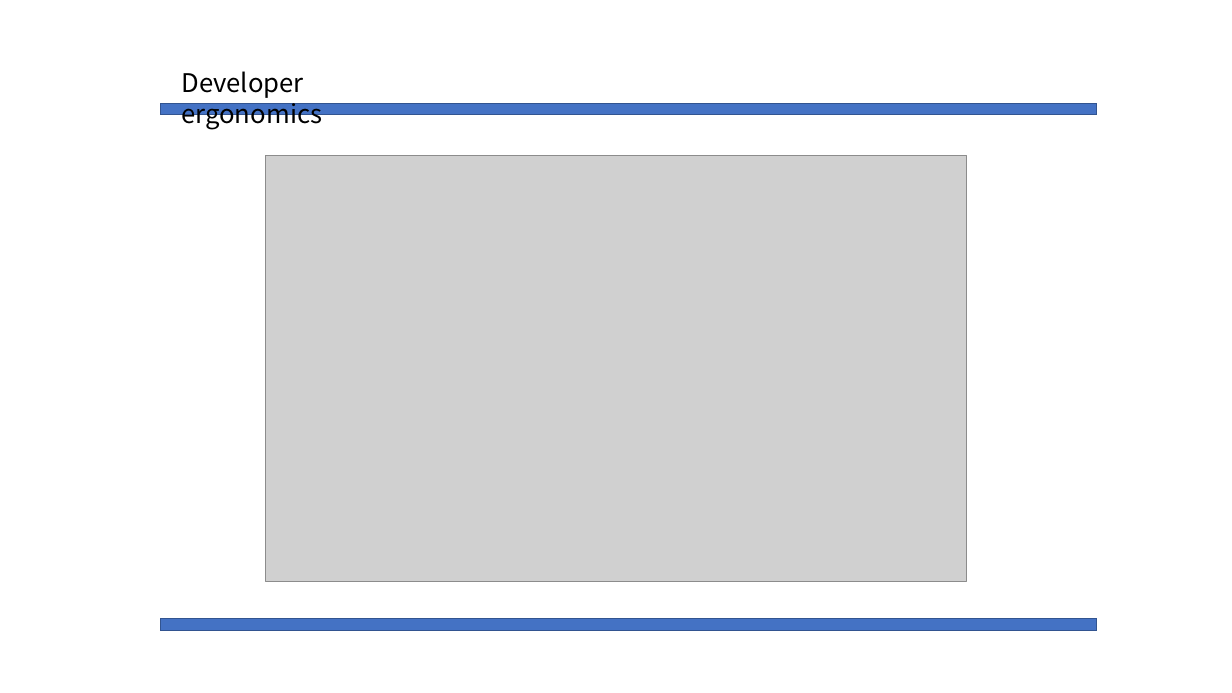
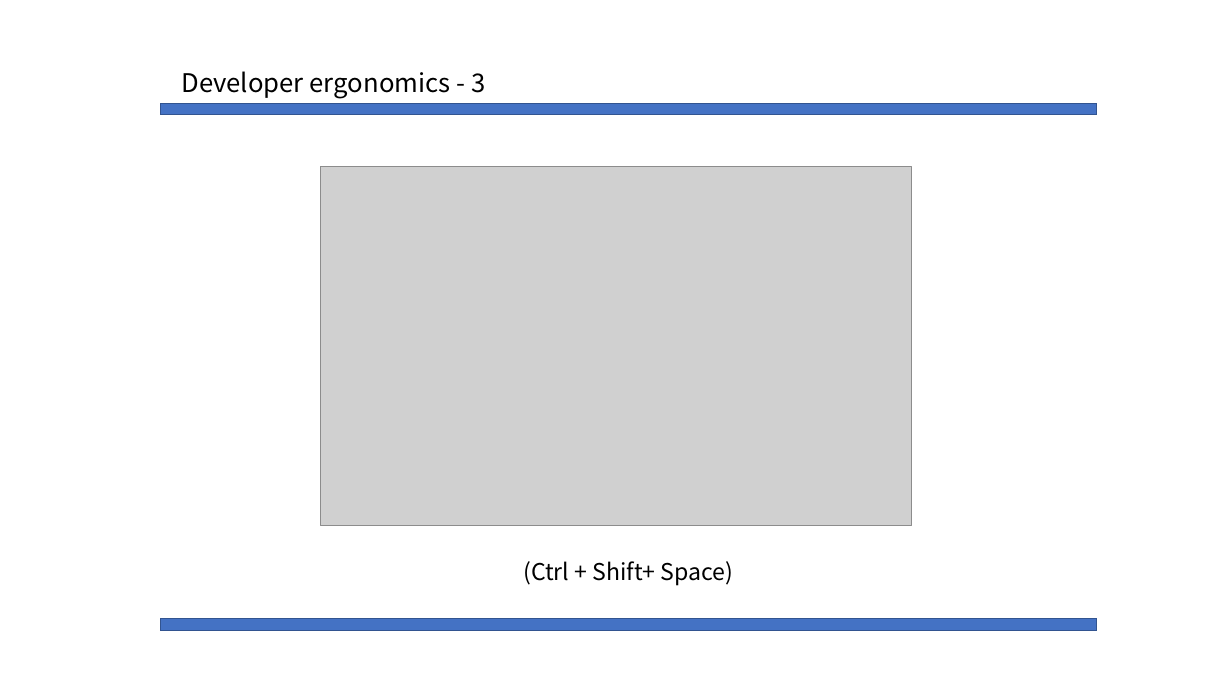
Before and after one commit to Mikusnuz/MyPractice, a slide deck: slide 8 of Study/IntelliJ.pptx. Drawn at 1232x693 pixels with LibreOffice and Linux fonts; fonts in the diff are those of the drawing; grey boxes stand for pictures. Boxes give left, top, right and bottom in pixels: in the first picture for what was removed or moved away, otherwise in the second. Text is boxed around its words. In the diff, an @@ line names an element or a change of style, - is before the commit and + after.

```diff
--- a/Study/IntelliJ.pptx
+++ b/Study/IntelliJ.pptx
@@ text at (181,71,485,99): text changed @@
-Developer ergonomics
+Developer ergonomics - 3
@@ picture: place and size @@
-picture at (265,155,968,581)
+picture at (321,167,912,526)
@@ text added at (523,561,734,585), 18 pt, text #000000 @@
+(Ctrl + Shift+ Space)
```
Also in this commit, not shown: 6 other slides changed, 2 other files.
